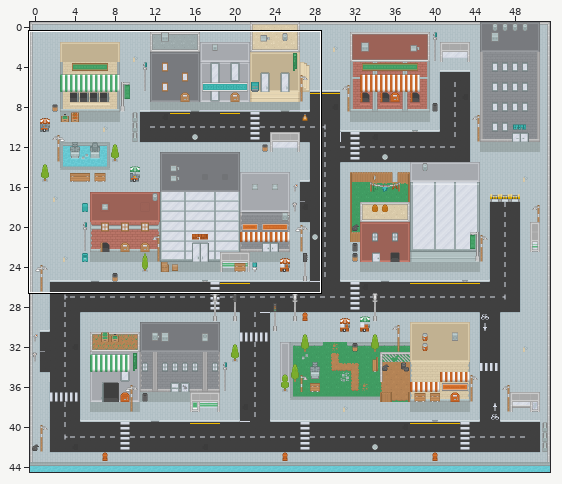
Two states of a Tiled map, assets/map/map.tmx. Above, an overview of the earlier version with the close-up marked.
Close-up. Old version:
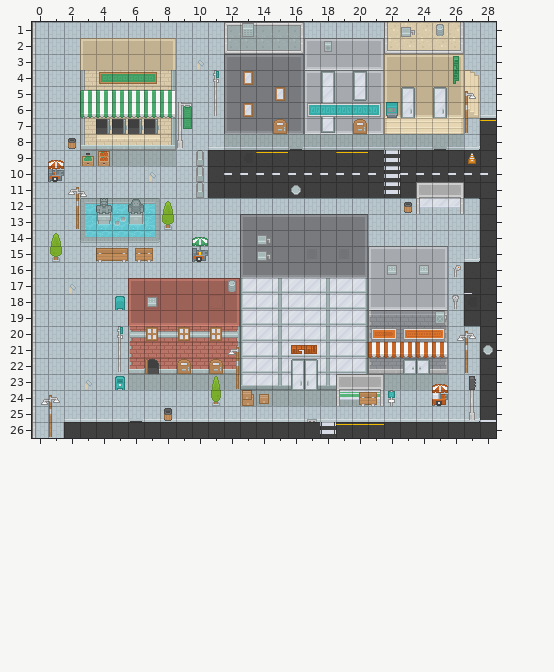
Cells are 16x16 px. Shown: x 0..28, y 1..26. The commit also changed other parts of the map, which this record leaves out.
After:
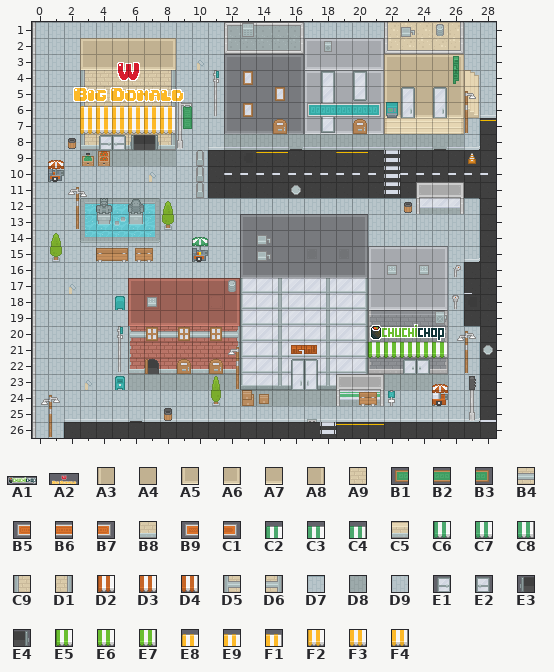
Key: from "restaurants": A1 0 "chuchichop", A2 15 "big-donald"; from "roguelikeCity_magenta": A3 27, A4 30, A5 61, A6 62, A7 63, A8 64, A9 195, B1 253, B2 254, B3 255, B4 269, B5 290, B6 291, B7 292, B8 306, B9 327, C1 329, C2 356, C3 357, C4 358, C5 380, C6 393, C7 394, C8 395, C9 415, D1 416, D2 434, D3 435, D4 436, D5 454, D6 455, D7 710, D8 741, D9 747, E1 878, E2 879, E3 880, E4 881; from "tiles": E5 12, E6 13, E7 14, E8 36, E9 37, F1 38, F2 48, F3 49, F4 50.
__ is an empty cell.
Changes in this commit:
{"where": "layer \"ground\""}
{"y":3,"x":3,"old":"A3 A4 A4 A4 A4 A8","new":"A5 A7 A7 A7 A7 A6"}
{"y":5,"x":3,"old":"D5 B4 B4 B4 B4 D6","new":"C9 A9 A9 A9 A9 D1"}
{"y":6,"x":3,"old":"C9 A9 A9 A9 A9 D1","new":"D5 B4 B4 B4 B4 D6"}
{"y":8,"x":4,"old":"C5 C5 C5 C5","new":"B8 B8 B8 B8"}
{"y":12,"x":24,"old":"D7 D7 D7","new":"D8 D8 D8"}
{"y":24,"x":21,"old":"D9","new":"D8"}
{"where": "layer \"decorations\""}
{"y":4,"x":4,"old":"B1 B2 B2 B3","new":"__ __ __ __"}
{"y":5,"x":2,"old":"__ C2 C3 C3 C3 C3 C4","new":"A2 __ __ __ __ __ __"}
{"y":6,"x":3,"old":"C6 C7 C7 C7 C7 C8","new":"E8 E9 E9 E9 E9 F1"}
{"y":7,"x":3,"old":"__ E4 E4 E4 E4 __","new":"F2 F3 F3 F3 F3 F4"}
{"y":8,"x":4,"old":"__ __ __ __","new":"E1 E2 E3 E4"}
{"y":20,"x":21,"old":"B9 C1 B5 B6 B7","new":"A1 __ __ __ __"}
{"y":21,"x":21,"old":"D2 D3 D4 D3 D4","new":"E5 E6 E6 E6 E7"}
{"label":"changed","picture_box":[73,62,184,150]}
{"label":"changed","picture_box":[420,208,460,214]}
{"label":"changed","picture_box":[368,324,448,358]}
{"label":"changed","picture_box":[368,400,380,406]}
